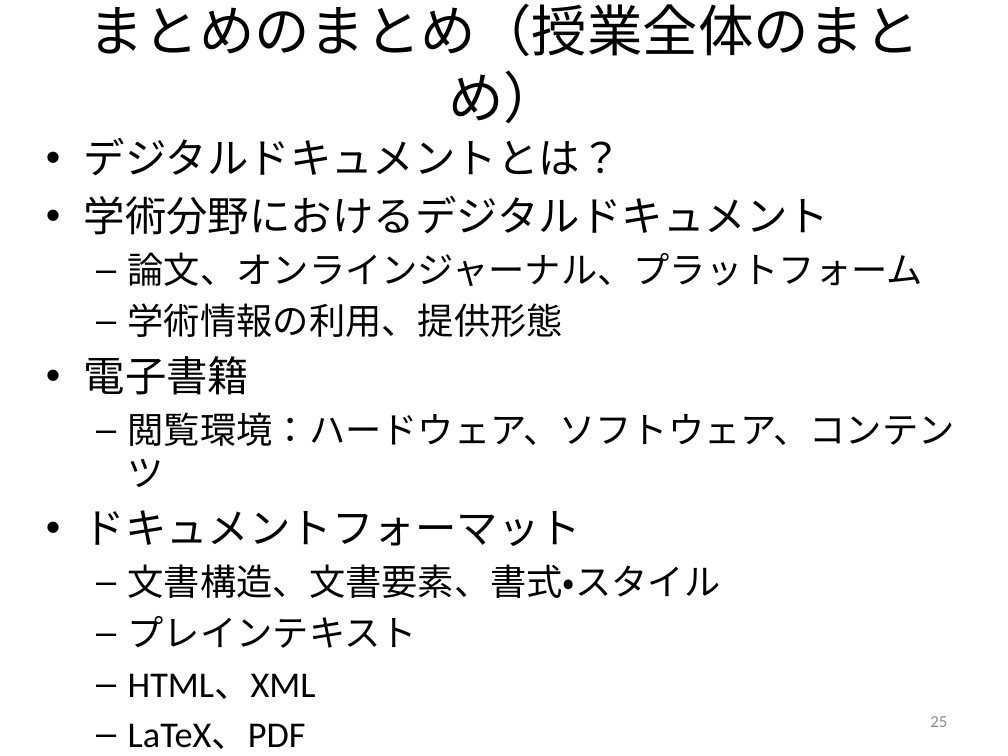
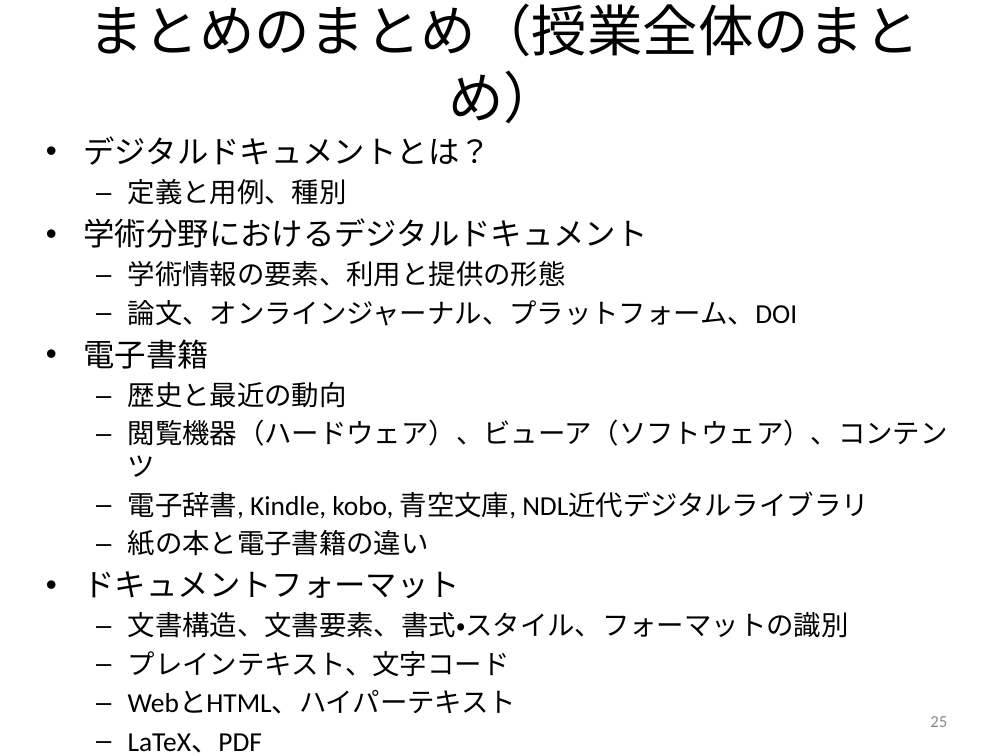
Before and after one commit to masao/public_html, a slide deck: slide 25 of lecture/2013/digital-document/20130620-Digital-Document-10.pptx. Drawn at 1008x756 pixels with LibreOffice and Linux fonts; fonts in the diff are those of the drawing. Boxes give left, top, right and bottom in pixels: in the first picture for what was removed or moved away, otherwise in the second. Text is boxed around its words. In the diff, an @@ line names an element or a change of style, - is before the commit and + after.

```diff
--- a/lecture/2013/digital-document/20130620-Digital-Document-10.pptx
+++ b/lecture/2013/digital-document/20130620-Digital-Document-10.pptx
@@ text at [84,136,948,714]: text changed; size 25.9 to 19.6 pt @@
-  – Office XML
+  – オフィス文書、OOXMLとODF
@@ text at [84,136,648,599]: size 29.6 to 22.4 pt in "デジタルドキュメントとは？", "学術分野におけるデジタルドキュメント", "電子書籍", "ドキュメントフォーマット"; size 25.9 to 19.6 pt in "LaTeX、PDF"; less space between paragraphs @@
@@ text at [128,179,347,205]: paragraph added @@
+  – 定義と用例、種別
@@ text at [128,261,797,326]: text changed; size 25.9 to 19.6 pt @@
-  – 論文、オンラインジャーナル、プラットフォーム
-  – 学術情報の利用、提供形態
+  – 学術情報の要素、利用と提供の形態
+  – 論文、オンラインジャーナル、プラットフォーム、DOI
@@ text at [128,382,948,556]: text changed; size 25.9 to 19.6 pt @@
-  – 閲覧環境：ハードウェア、ソフトウェア、コンテンツ
+  – 歴史と最近の動向
+  – 閲覧機器（ハードウェア）、ビューア（ソフトウェア）、コンテンツ
+  – 電子辞書, Kindle, kobo, 青空文庫, NDL近代デジタルライブラリ
+  – 紙の本と電子書籍の違い
@@ text at [128,612,849,714]: text changed; size 25.9 to 19.6 pt @@
-  – 文書構造、文書要素、書式・スタイル
-  – プレインテキスト
-  – HTML、XML
+  – 文書構造、文書要素、書式・スタイル、フォーマットの識別
+  – プレインテキスト、文字コード
+  – WebとHTML、ハイパーテキスト
```
Also in this commit, not shown: 5 other slides changed, 1 other file.
